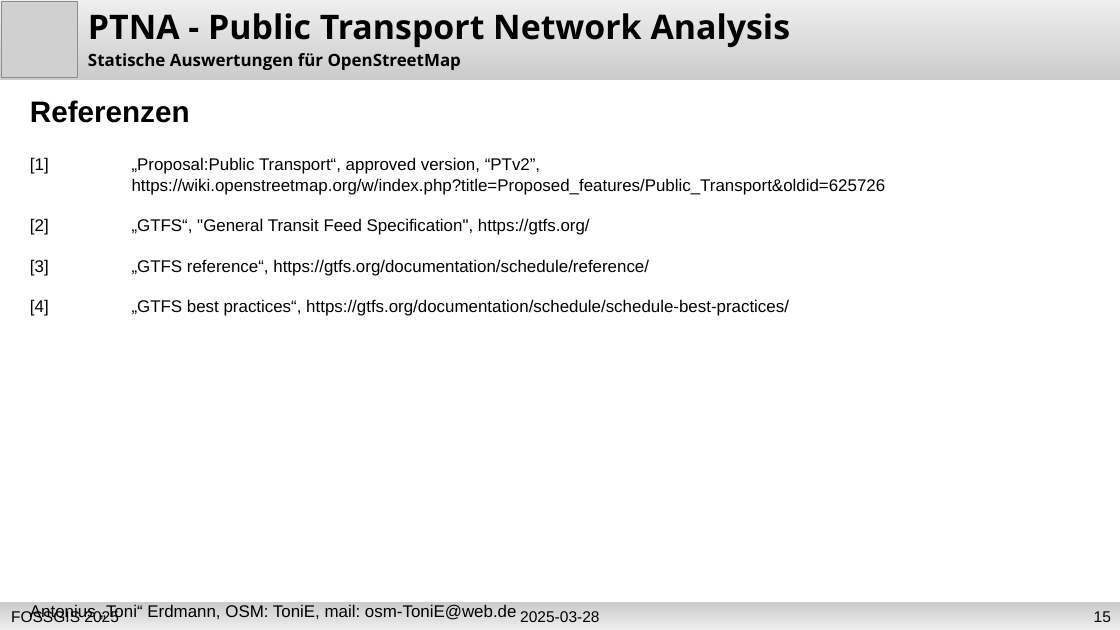
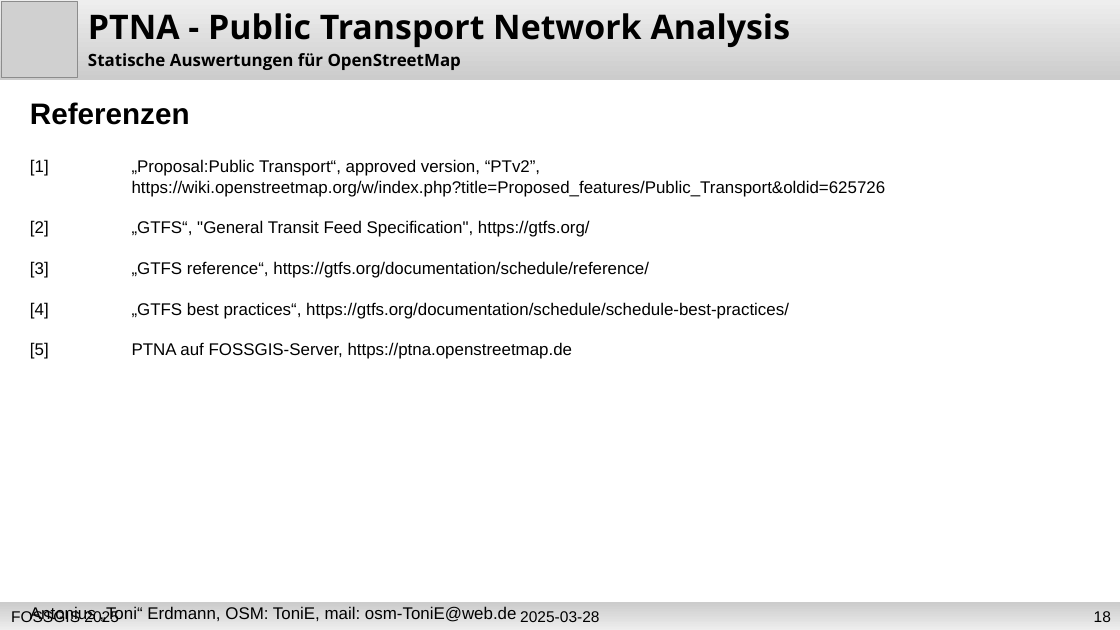
Before and after one commit to osm-ToniE/ptna-www, a slide deck: slide 18 of de/fossgis_2025_PTNA_Erdmann-slides.odp (slide 15 before the commit). Drawn at 1120x630 pixels with LibreOffice and Linux fonts; fonts in the diff are those of the drawing; grey boxes stand for pictures. Boxes give left, top, right and bottom in pixels: in the first picture for what was removed or moved away, otherwise in the second. Text is boxed around its words. In the diff, an @@ line names an element or a change of style, - is before the commit and + after.

```diff
--- a/de/fossgis_2025_PTNA_Erdmann-slides.odp
+++ b/de/fossgis_2025_PTNA_Erdmann-slides.odp
@@ text at bbox=[30, 342, 573, 359]: paragraph added @@
+[5] PTNA auf FOSSGIS-Server, https://ptna.openstreetmap.de
@@ page number at bbox=[1094, 611, 1111, 622]: text changed @@
-15
+18
```
Also in this commit, not shown: 4 other slides changed, 3 slides added, 2 other files.
